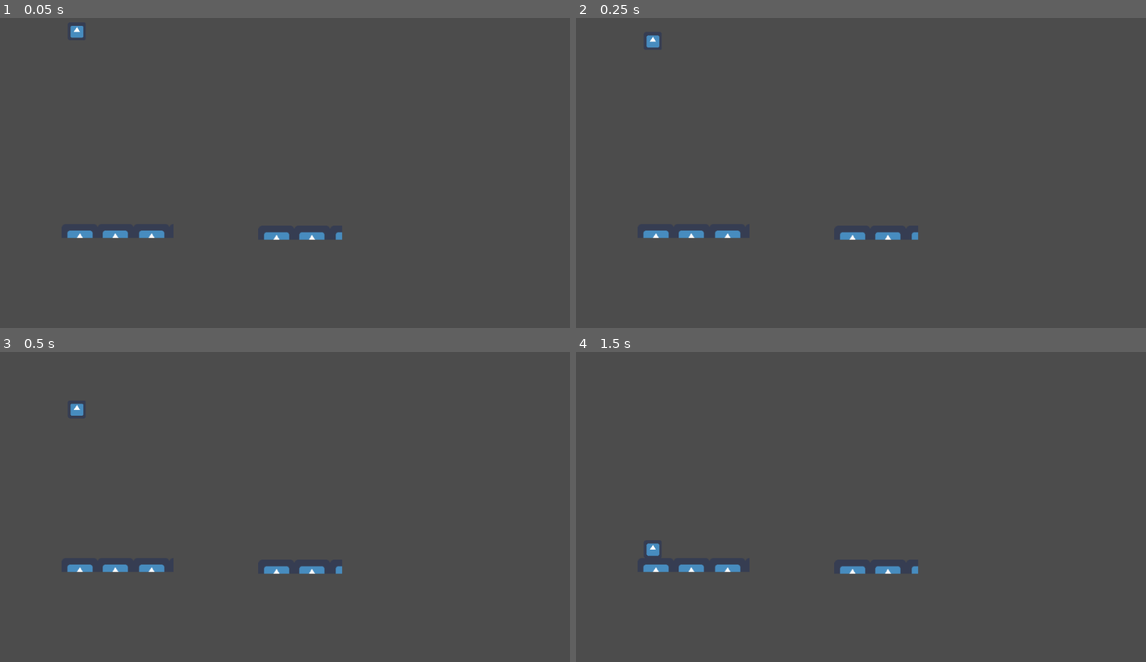
Above: before the commit, frames 1-4 (two rows, left to right).
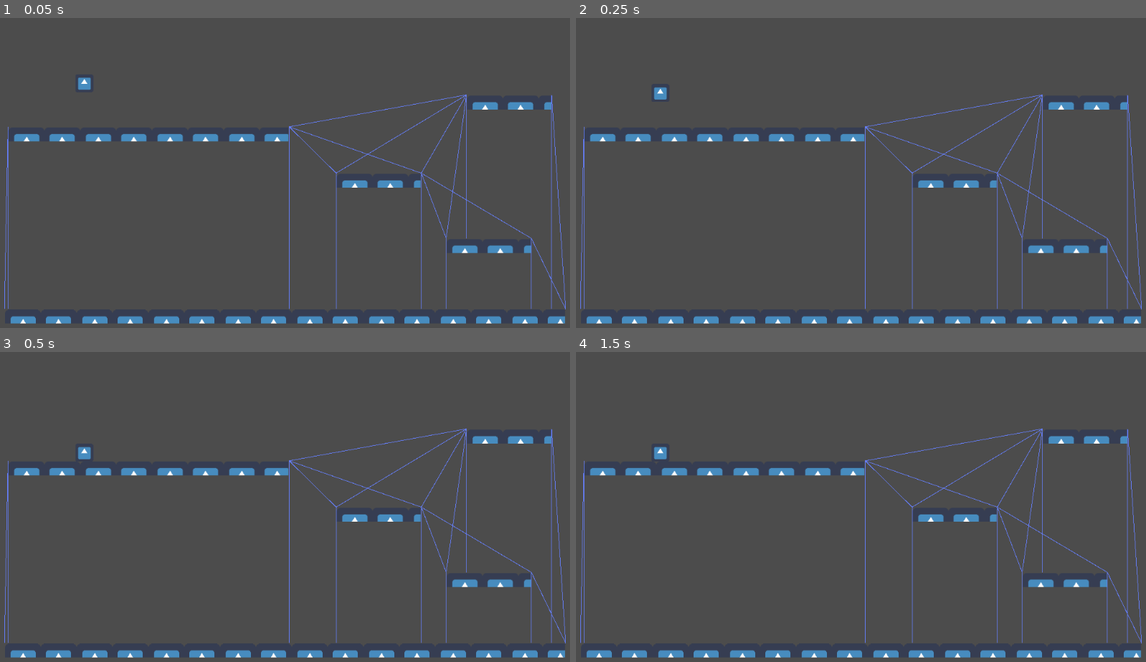
Above: after the commit, the same moments.

Repository: CiaranWoodward/LD48
Game: Godot game, scene res://Levels/TestLevel.tscn
Same seed, same stepped clock (60 frames per second), same inputs: the game is played once before the commit and once after it. The engine's default icon, where the game draws it, is replaced by a stand-in: a white triangle on a blue panel in a dark square.
Inputs:
- Up to frame 1 (0.05 s): no input
- Up to frame 2 (0.25 s): no input
- Up to frame 3 (0.5 s): no input
- Up to frame 4 (1.5 s): tap Enter at 1.25 s

The runs differ from the first frame. In frame 1, 5.6% of the frame differs, in the area x 0-100%, y 2-99%; in frame 2, 5.6%; in frame 3, 5.6%; in frame 4, 5.6%, in the area x 0-100%, y 24-99%.
Error before the commit: Invalid type in function 'distance_squared_to' in base 'Vector2'. Cannot convert argument 1 from Object to Vector2. (res://LevelElements/SimplePlatform.gd:83)

Commit message:
Complete building of navigation mesh

Diff:
--- a/LevelElements/SimplePlatform.gd
+++ b/LevelElements/SimplePlatform.gd
@@ -1,5 +1,7 @@
 tool
 extends Node2D
+
+const NAVPOINT_MARGIN = 1
 
 export var width = 100.0 setget _setwidth
 export var height = 25.0 setget _setheight
@@ -14,15 +16,15 @@
 	width = w
 	$Sprite.region_rect.size.x = w
 	$StaticBody2D/CollisionShape2D.shape.extents.x = w / 2
-	$Left.position.x = -w/2
-	$Right.position.x = w/2
+	$Left.position.x = -w/2 - NAVPOINT_MARGIN
+	$Right.position.x = w/2 + NAVPOINT_MARGIN
 
 func _setheight(h):
 	height = h
 	$Sprite.region_rect.size.y = h
 	$StaticBody2D/CollisionShape2D.shape.extents.y = h / 2
-	$Left.position.y = -h/2
-	$Right.position.y = -h/2
+	$Left.position.y = -h/2 - NAVPOINT_MARGIN
+	$Right.position.y = -h/2 - NAVPOINT_MARGIN
 
 func IsPlatform():
 	return true
@@ -52,8 +54,10 @@
 		for j in range(i, list.size()):
 			if list[i]["dist"] > maxDist:
 				rmlist.push_front(i)
+				break
 			elif i != j && list[i]["src"] == list[j]["src"] && list[i]["dst"] == list[j]["dst"]:
 				rmlist.push_front(i)
+				break
 	for i in rmlist:
 		list.remove(i)
 	return list
@@ -80,7 +84,7 @@
 
 # Get the closest point on the platform to the global position
 func GetClosestPoint(gpos : Vector2) -> Vector2:
-	var segLen2 = $Left.position.distance_squared_to($Right)
+	var segLen2 = $Left.position.distance_squared_to($Right.position)
 	assert(segLen2 > 0)
 
 	# vector maths is fun
--- a/Levels/TestLevel.gd
+++ b/Levels/TestLevel.gd
@@ -1,4 +1,6 @@
 extends Node2D
+
+export var drawNavMesh = false
 
 # Maximum possible distance, just to minimize size of platform map
 const MAX_JUMPDIST = 500
@@ -7,6 +9,7 @@
 
 var _platforms = []
 var _platform_navmap = {}
+var _navmap_collided = false
 var _treasure_platform = null
 
 # Called when the node enters the scene tree for the first time.
@@ -14,6 +17,37 @@
 	_processPlatformMap()
 	assert(_platforms.size() > 0)
 	_treasure_platform = GetClosestPlatform($Treasure.global_position)
+
+func _physics_process(delta):
+	if !_navmap_collided:
+		_navmap_collided = true
+		_collide_navmesh()
+		_drawNavMesh()
+
+func _collide_navmesh():
+	#TODO: We could half the processing here, but YOLO
+	var space_state = get_world_2d().direct_space_state
+	for plat in _platforms:
+		var rmlist = []
+		var lst = _platform_navmap[plat]
+		for i in range(lst.size()):
+			var res = space_state.intersect_ray(lst[i]["src"], lst[i]["dst"])
+			if !res.empty():
+				rmlist.push_front(i)
+		for rm in rmlist:
+			lst.remove(rm)
+
+func _drawNavMesh():
+	if !drawNavMesh:
+		return
+	for plat in _platforms:
+		var lst = _platform_navmap[plat]
+		for cnt in lst:
+			var line = Line2D.new()
+			line.width = 1
+			line.add_point(cnt["src"])
+			line.add_point(cnt["dst"])
+			self.add_child(line)
 
 func _processPlatformMap():
 	# Get a list of all platforms
@@ -28,8 +62,8 @@
 			var p2 = _platforms[j]
 			var n1 = p1.GetNavMap(p2, MAX_JUMPDIST)
 			var n2 = p1.InvertNavMap(n1, p1)
-			_platform_navmap[p1] = n1
-			_platform_navmap[p2] = n2
+			_platform_navmap[p1].append_array(n1)
+			_platform_navmap[p2].append_array(n2)
 
 func GetClosestPlatform(gpos):
 	var retVal = null
--- a/Levels/TestLevel.tscn
+++ b/Levels/TestLevel.tscn
@@ -6,18 +6,31 @@
 
 [node name="TestLevel" type="Node2D"]
 script = ExtResource( 3 )
+drawNavMesh = true
 
 [node name="SimplePlatform" parent="." instance=ExtResource( 2 )]
-position = Vector2( 215.436, 413.271 )
-width = 200.0
+position = Vector2( 270.437, 240.412 )
+width = 500.0
 
 [node name="SimplePlatform2" parent="." instance=ExtResource( 2 )]
-position = Vector2( 541.436, 416.271 )
+position = Vector2( 514.003, 566.898 )
+width = 1000.0
+
+[node name="SimplePlatform3" parent="." instance=ExtResource( 2 )]
+position = Vector2( 681.25, 323.324 )
 width = 150.0
 
-[node name="SimpleEnemy" parent="SimplePlatform2" instance=ExtResource( 1 )]
-position = Vector2( -399.127, -360.543 )
-fall_velocity = 0.0
+[node name="SimplePlatform4" parent="." instance=ExtResource( 2 )]
+position = Vector2( 913.92, 183.221 )
+width = 150.0
+
+[node name="SimplePlatform5" parent="." instance=ExtResource( 2 )]
+position = Vector2( 877.681, 440.06 )
+width = 150.0
 
 [node name="Treasure" type="Position2D" parent="."]
-position = Vector2( 574, 376 )
+position = Vector2( 428.08, 498.348 )
+
+[node name="SimpleEnemy" parent="." instance=ExtResource( 1 )]
+position = Vector2( 155.567, 148.752 )
+fall_velocity = 0.0
